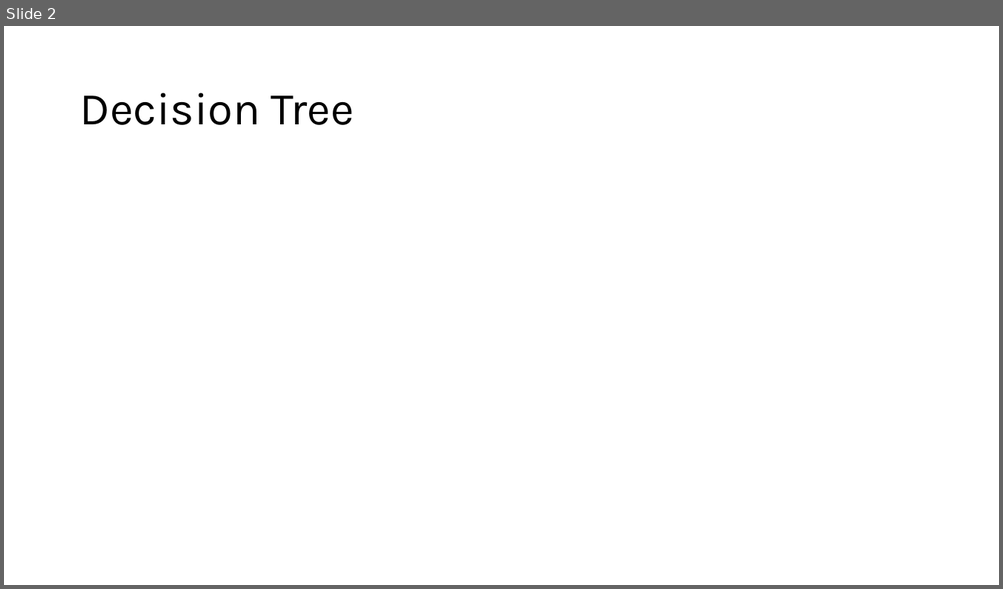
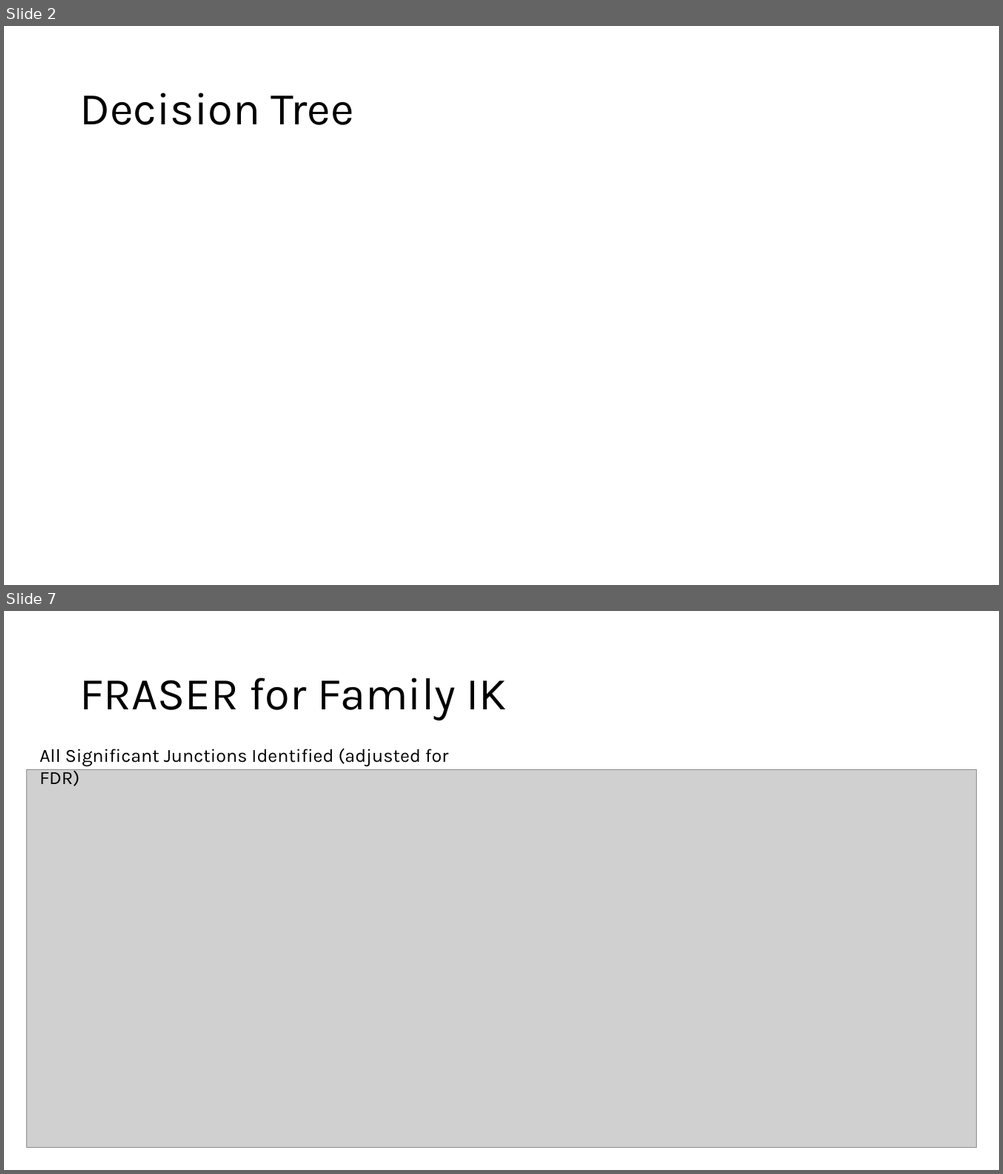
Before and after one commit to frontier-genomics/splicing_event_annotations, a slide deck: docs/splice-event-annotation.pptx. Shown one above the other, each under a label of ours: slide 2 before the commit, slides 2 and 7 after it; the slides between them are not shown. The pictures are 1003x589 and 1003x1174 pixels, drawn with LibreOffice and Linux fonts; fonts in the diff are those of the drawing; grey boxes stand for pictures. Boxes give left, top, right and bottom in pixels: in the first picture for what was removed or moved away, otherwise in the second. Text is boxed around its words. In the diff, an @@ line names an element or a change of style, - is before the commit and + after.

```diff
--- a/docs/splice-event-annotation.pptx
+++ b/docs/splice-event-annotation.pptx
@@ slide 7 added at (4,611,999,1170), background #FFFFFF @@
@@ title added at (79,678,507,721), 44 pt, text #000000 @@
+FRASER for Family IK
@@ text added at (40,749,448,786), 18 pt, text #000000 @@
+All Significant Junctions Identified (adjusted for FDR)
@@ picture added at (26,770,977,1148) @@
```
Also in this commit, not shown: 4 other slides added, 1 other file.
